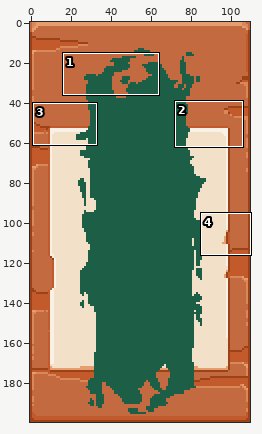
A sprite sheet gets an edit: res/UI/CharacterSelect/Slot06.png. The first picture is a wide view before the edit; the outline marks the close-up.
Close-up. The starting point:
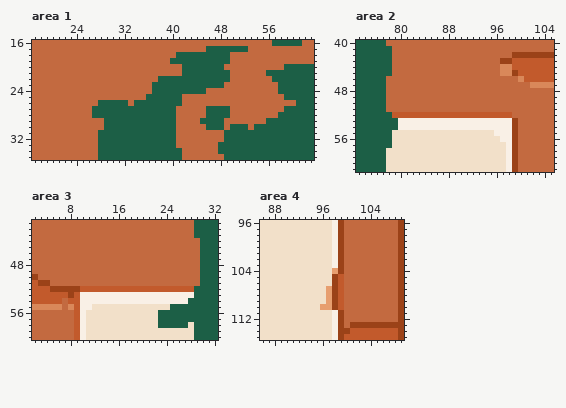
The file is 110x200 pixels. Shown: area 1: x 17..63, y 16..35; area 2: x 73..105, y 40..61; area 3: x 2..32, y 41..60; area 4: x 86..109, y 96..115. The commit also changed other parts of the picture, which this record leaves out.
Now the later version:
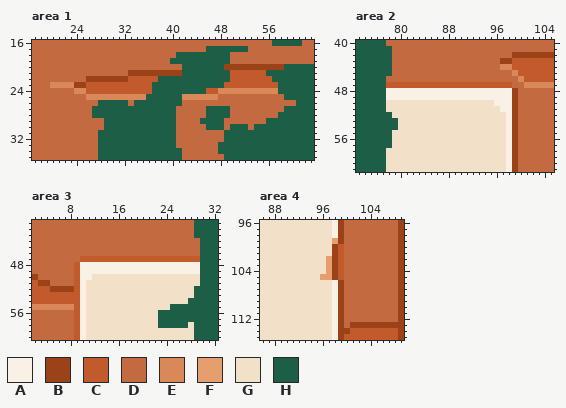
Palette (. is transparent): A #f9f0e6  B #9b4218  C #c25a2c  D #c36a40  E #d9885a  F #e79e6f  G #f2e0c9  H #1c5f46
The edit:
Area 1:
y 20: x 49..58 DDDDDDDDDD -> BBBBBBBBBB
y 21: x 33..41 DDDDDDDDD -> BBBBBBBBB; x 50..55 DDDDDD -> CCCCCC
y 22: x 26..37 DDDDDDDDDDDD -> BBBBBBBCCCCC; x 50..56 DDDDDDD -> CCCCCCC
y 23: x 20..36 DDDDDDDDDDDDDDDDD -> EEEEBBCCCCCCCCCCC; x 49..57 DDDDDDDDD -> CCCCCCCCC
y 24: x 24..36 DDDDDDDDDDDDD -> EECCCCCCCCCCC; x 46..57 DDDDDDDDDDDD -> CCEEEEEEEEEE
y 25: x 26..35 DDDDDDDDDD -> EEEEEEEEEE; x 42..47 DDDDDD -> EEEEEE
Area 2:
y 45: x 97..99 EEB -> DDE
y 47: x 78..98 DDDDDDDDDDDDDDDDDDDDD -> CCCCCCCCCCCCCCCCCCCCC; x 101 D -> E
y 48..49: x 78..99 DDDDDDDDDDDDDDDDDDDDDD -> AAAAAAAAAAAAAAAAAAAAAB
y 50: x 78..99 DDDDDDDDDDDDDDDDDDDDDD -> GGGGGGGGGGGGGGGGGGAAAB
y 51: x 78..99 DDDDDDDDDDDDDDDDDDDDDD -> GGGGGGGGGGGGGGGGGGGAAB
y 52: x 79..99 CCCCCCCCCCCCCCCCCCCCD -> GGGGGGGGGGGGGGGGGGGAB
y 53..54: x 80..97 AAAAAAAAAAAAAAAAAA -> GGGGGGGGGGGGGGGGGG
y 55: x 96..97 AA -> GG
y 56: x 97 A -> G
Area 3:
y 47: x 10..29 DDDDDDDDDDDDDDDDDDDD -> CCCCCCCCCCCCCCCCCCCC
y 48..49: x 9..29 DDDDDDDDDDDDDDDDDDDDD -> CAAAAAAAAAAAAAAAAAAAA
y 50: x 9..29 DDDDDDDDDDDDDDDDDDDDD -> CAAGGGGGGGGGGGGGGGGGG
y 51: x 9..29 DDDDDDDDDDDDDDDDDDDDD -> CAGGGGGGGGGGGGGGGGGGG
y 52: x 9..28 BCCCCCCCCCCCCCCCCCCC -> CAGGGGGGGGGGGGGGGGGG
y 53: x 8 B -> C; x 11..28 AAAAAAAAAAAAAAAAAA -> GGGGGGGGGGGGGGGGGG
y 54: x 7 D -> C; x 11..27 AAAAAAAAAAAAAAAAA -> GGGGGGGGGGGGGGGGG
y 55: x 7 D -> E; x 11 A -> G
Area 4:
y 99: x 98 A -> F
y 100..101: x 98..99 AB -> BC
y 102..103: x 97..99 GAB -> FBC
y 104: x 97..99 GFB -> FBC
y 105: x 96..97 GG -> FF
y 106: x 98..99 BC -> AB
y 107..109: x 97..99 FBC -> GAB
y 110: x 96..99 FFBC -> GGAB
Where, in picture pixels (left, top, right, bottom), the same in both close-ups:
changed: (50, 64, 284, 100)
changed: (386, 70, 530, 142)
changed: (62, 256, 200, 310)
changed: (320, 238, 344, 310)
